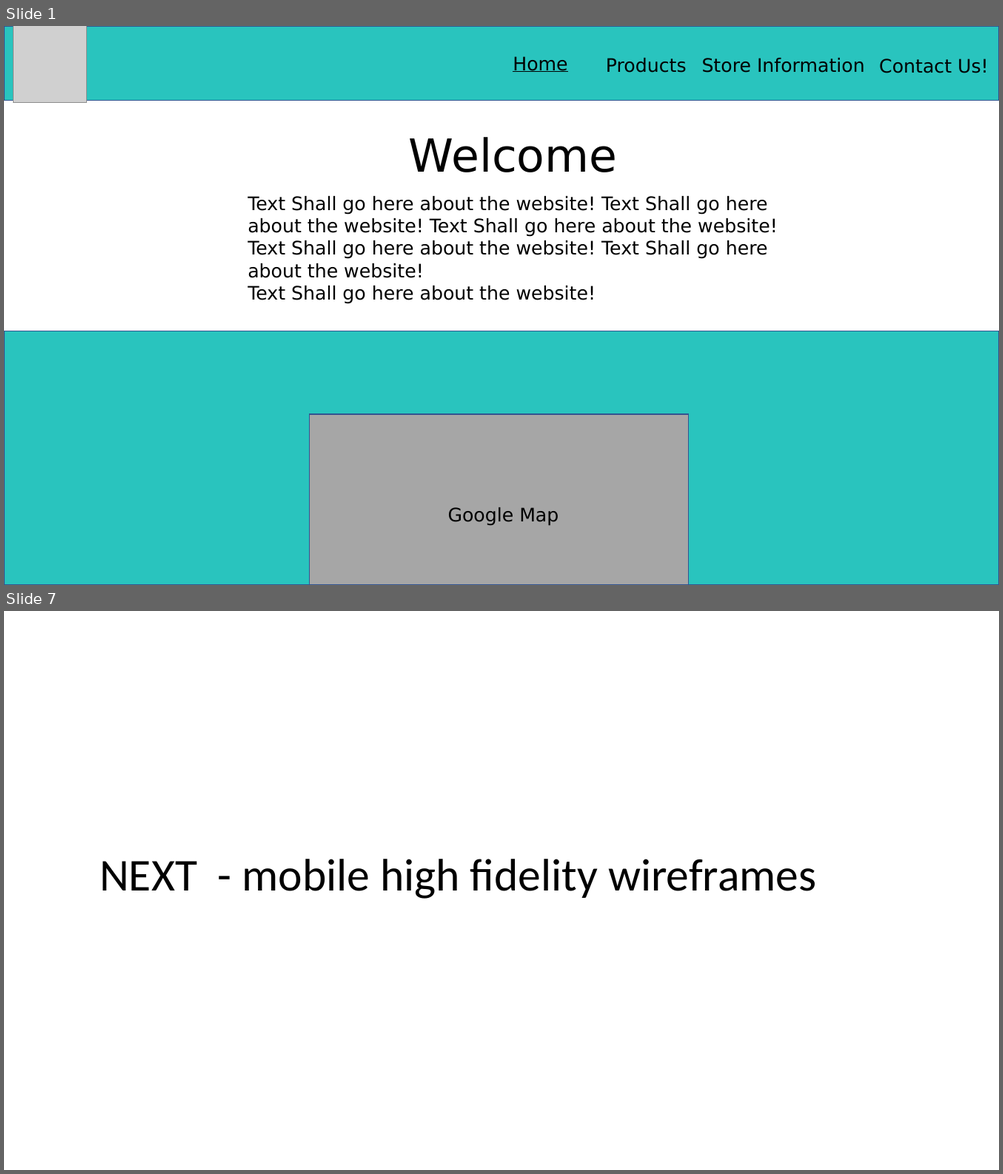
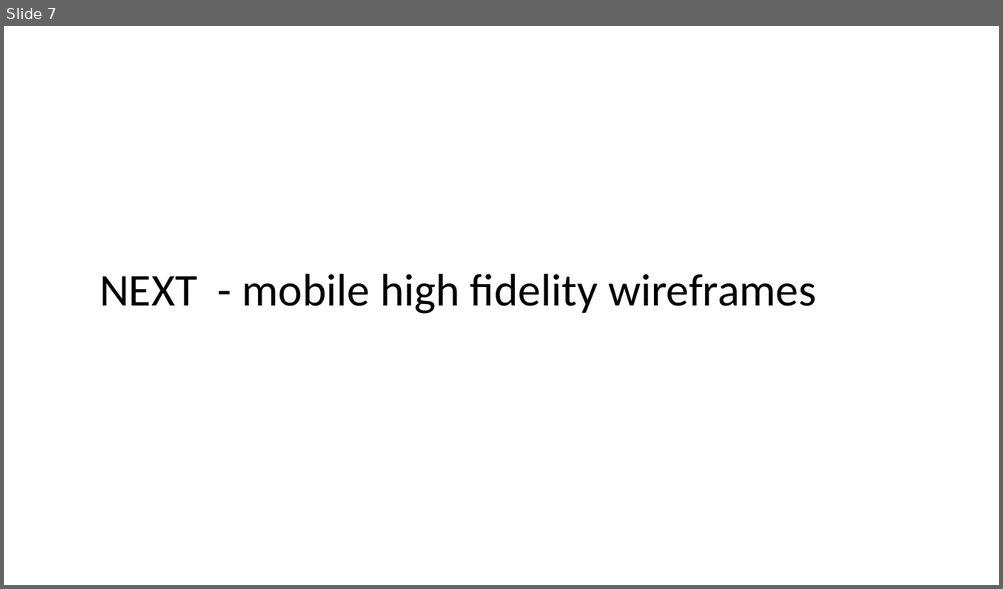
Before and after one commit to saramissak/67250-Web-Development-Project, a slide deck: Documents/High fidelity wireframe.pptx. Shown one above the other, each under a label of ours: slides 1 and 7 before the commit, slide 7 after it; the slides between them are not shown. The pictures are 1003x1174 and 1003x589 pixels, drawn with LibreOffice and Linux fonts; fonts in the diff are those of the drawing; grey boxes stand for pictures. Boxes give left, top, right and bottom in pixels: in the first picture for what was removed or moved away, otherwise in the second. Text is boxed around its words. In the diff, an @@ line names an element or a change of style, - is before the commit and + after.

```diff
--- a/Documents/High fidelity wireframe.pptx
+++ b/Documents/High fidelity wireframe.pptx
@@ slide 1 removed at [4,26,999,585], background #FFFFFF @@
@@ rectangle removed at [4,26,999,101] @@
@@ picture removed at [13,26,86,103] @@
@@ text removed at [512,56,567,72] @@
-Home
@@ text removed at [606,58,686,73] @@
-Products
@@ text removed at [702,58,865,73] @@
-Store Information
@@ text removed at [879,59,988,73] @@
-Contact Us!
@@ text removed at [409,137,617,173] @@
-Welcome
@@ text removed at [247,196,777,304] @@
-Text Shall go here about the website! Text Shall go here about the website! Text Shall go here about the website!
-Text Shall go here about the website! Text Shall go here about the website!
-Text Shall go here about the website!
@@ rectangle removed at [4,331,999,585] @@
@@ rectangle removed at [309,414,688,585] @@
@@ text removed at [448,508,558,526] @@
-Google Map
```
Also in this commit, not shown: 9 slides changed, 1 slide added, 15 other files.
